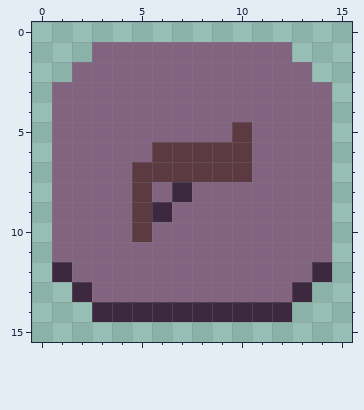
Two versions of one pixel-art sprite, assets/gui/equipped/equipped-test-gun.png. The picture above was drawn from the file before the commit.
The file is 16x16 pixels.
After:
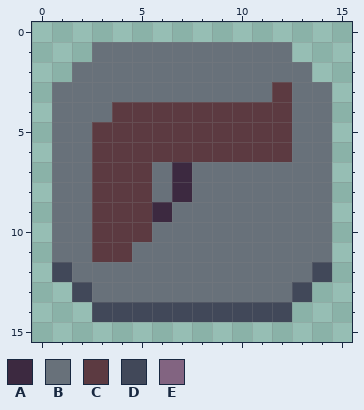
Palette (. is transparent): A #3c2940  B #68717a  C #5c3a41  D #414859  E #826481
Change:
Changed rows in their new state; - is an unchanged pixel.
first column x 1:
 1 --BBBBBBBBBB--
 2 -BBBBBBBBBBBB-
 3 BBBBBBBBBBBCBB
 4 BBBCCCCCCCCCBB
 5 BBCCCCCCC-CCBB
 6 BBCCC-----CCBB
 7 BBCC-BABBBBBBB
 8 BBCC-B-BBBBBBB
 9 BBCC--BBBBBBBB
10 BBCC-BBBBBBBBB
11 BBCCBBBBBBBBBB
12 DBBBBBBBBBBBBD
13 -DBBBBBBBBBBD-
14 --DDDDDDDDDD--
Pixel boxes of the changes (left, top, right, bottom) in both pictures:
changed: (52, 42, 332, 322)
